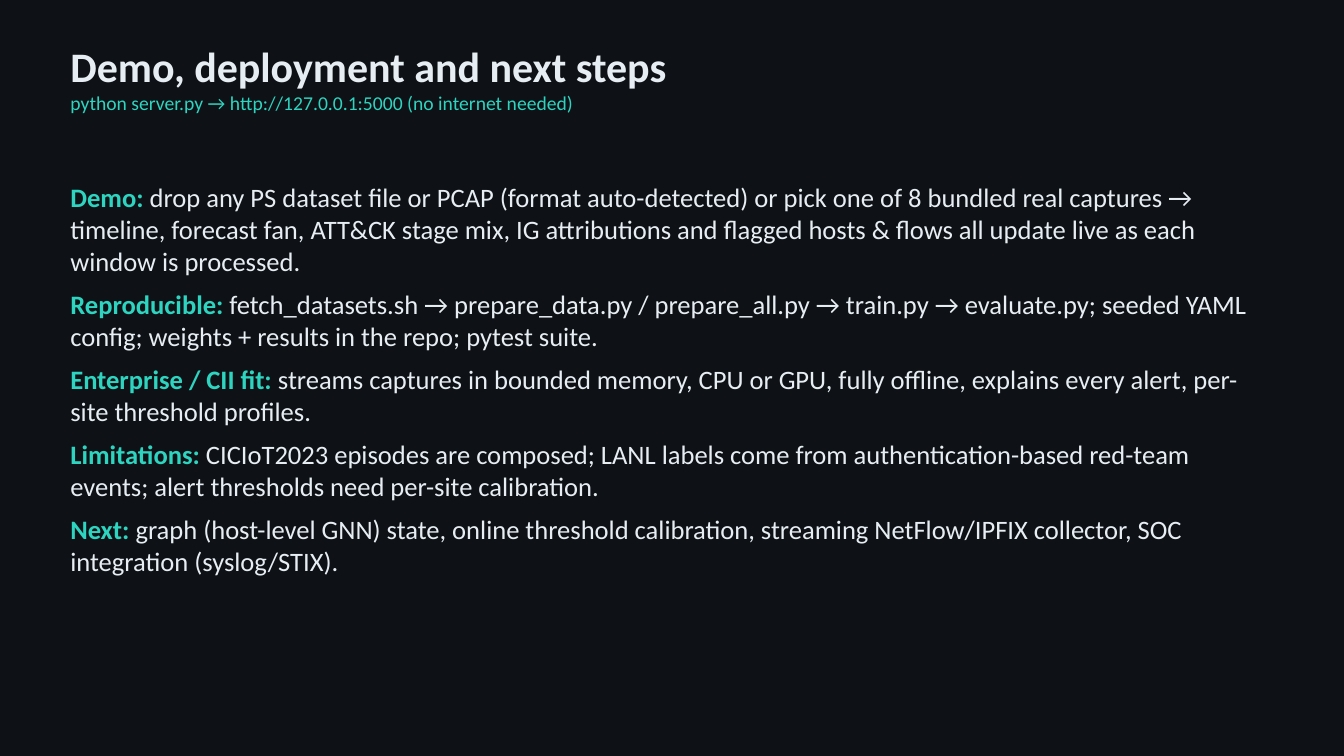
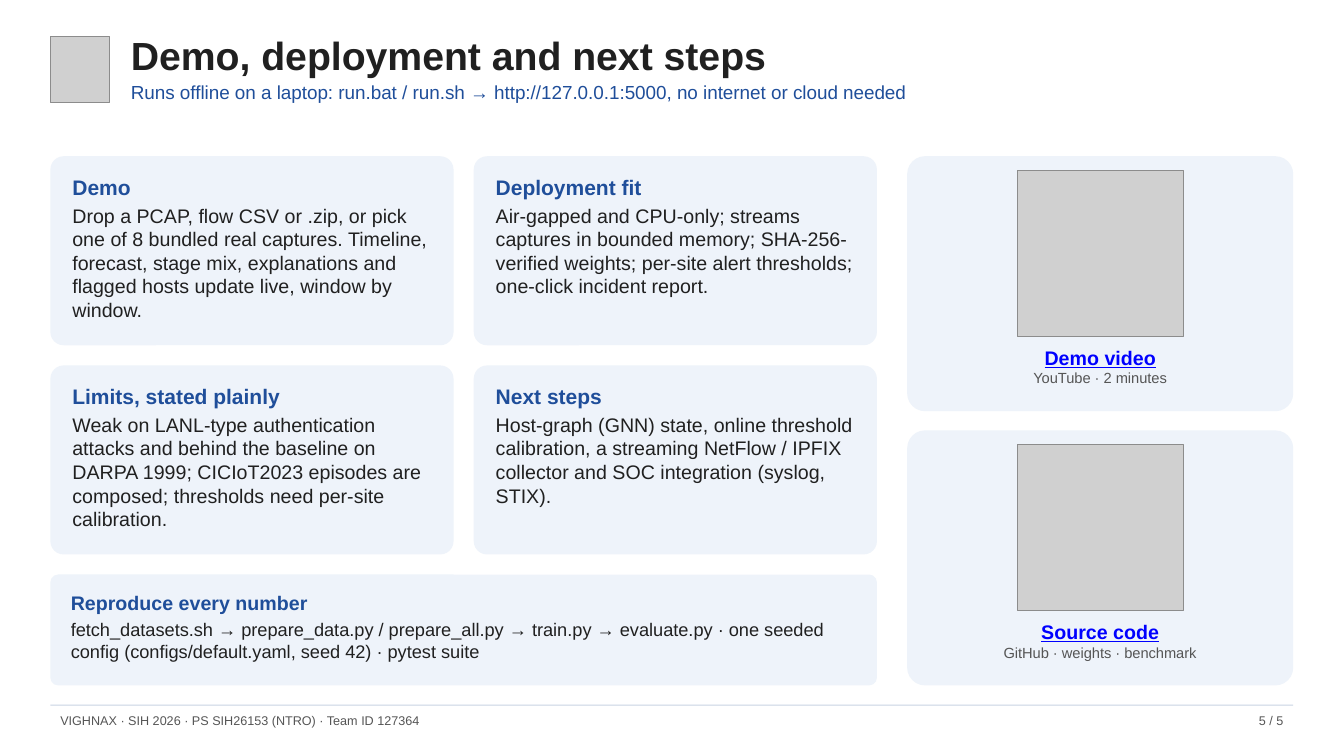
Before and after one commit to NAMAN-THAKUR-1944/SIH2026-SIH26153-VIGHNAX, a slide deck: slide 5 of docs/VIGHNAX_Technical_Presentation.pptx. Drawn at 1344x756 pixels with LibreOffice and Linux fonts; fonts in the diff are those of the drawing; grey boxes stand for pictures. Boxes give left, top, right and bottom in pixels: in the first picture for what was removed or moved away, otherwise in the second. Text is boxed around its words. In the diff, an @@ line names an element or a change of style, - is before the commit and + after.

Commit message:
Redesign the technical presentation and the architecture document
Technical presentation (5 slides), now in the same clean style as the idea deck:
- Overview with the dashboard and four headline results
- Architecture diagram with the flow, packet and ingestion details
- World model explained next to real dashboard output: the 60 s forecast,
  Integrated Gradients and host attribution at a DDoS onset
- Results chart (forecast, early warning, detection vs the baseline) with
  where we lead, where the baseline leads, and the open problem
- Demo, deployment, limits, next steps, reproduction, QR codes for the video
  and the repository

Architecture document (2 pages): title block with the logo, key-figures strip,
components table, restyled results table with plain findings, the prototype
screenshot instead of the dense timeline plot, links and page numbers.
Document properties name the team.

```diff
--- a/docs/VIGHNAX_Technical_Presentation.pptx
+++ b/docs/VIGHNAX_Technical_Presentation.pptx
@@ background #0E1116 to #FFFFFF @@
@@ text "Demo, deployment and next steps": place and size @@
-text "Demo, deployment and next steps" at <box>70,52,666,113</box>
+text "Demo, deployment and next steps" at <box>131,41,906,103</box>
@@ picture added at <box>50,36,110,103</box> @@
@@ text at <box>131,41,766,78</box>: size 30 to 28 pt, font Calibri to Arial, text colour #E6EDF3 to #202020 in "Demo, deployment and next steps" @@
@@ text at <box>131,85,906,103</box>: text changed; size 14 to 13.5 pt; font Calibri to Arial; text colour #2DD4BF to #1F4E9A @@
-python server.py → http://127.0.0.1:5000 (no internet needed)
+Runs offline on a laptop: run.bat / run.sh → http://127.0.0.1:5000, no internet or cloud needed
@@ rounded rectangle added at <box>50,156,454,346</box>, fill #EEF3FA, 14 pt, text #202020 @@
+Demo
+Drop a PCAP, flow CSV or .zip, or pick one of 8 bundled real captures. Timeline, forecast, stage mix, explanations and flagged hosts update live, window by window.
@@ rounded rectangle added at <box>474,156,877,346</box>, fill #EEF3FA, 14 pt, text #202020 @@
+Deployment fit
+Air-gapped and CPU-only; streams captures in bounded memory; SHA-256-verified weights; per-site alert thresholds; one-click incident report.
@@ rounded rectangle added at <box>907,156,1294,411</box>, fill #EEF3FA @@
@@ picture added at <box>1017,170,1184,337</box> @@
@@ text removed at <box>70,187,1246,576</box> @@
-Demo: drop any PS dataset file or PCAP (format auto-detected) or pick one of 8 bundled real captures → timeline, forecast fan, ATT&CK stage mix, IG attributions and flagged hosts & flows all update live as each window is processed.
-Reproducible: fetch_datasets.sh → prepare_data.py / prepare_all.py → train.py → evaluate.py; seeded YAML config; weights + results in the repo; pytest suite.
-Enterprise / CII fit: streams captures in bounded memory, CPU or GPU, fully offline, explains every alert, per-site threshold profiles.
-Limitations: CICIoT2023 episodes are composed; LANL labels come from authentication-based red-team events; alert thresholds need per-site calibration.
-Next: graph (host-level GNN) state, online threshold calibration, streaming NetFlow/IPFIX collector, SOC integration (syslog/STIX).
@@ text added at <box>1033,350,1167,383</box>, 10.5 pt, text #555555 @@
+Demo video
+YouTube · 2 minutes
@@ rounded rectangle added at <box>50,365,454,555</box>, fill #EEF3FA, 14 pt, text #202020 @@
+Limits, stated plainly
+Weak on LANL-type authentication attacks and behind the baseline on DARPA 1999; CICIoT2023 episodes are composed; thresholds need per-site calibration.
@@ rounded rectangle added at <box>474,365,877,555</box>, fill #EEF3FA, 14 pt, text #202020 @@
+Next steps
+Host-graph (GNN) state, online threshold calibration, a streaming NetFlow / IPFIX collector and SOC integration (syslog, STIX).
@@ rounded rectangle added at <box>907,431,1294,686</box>, fill #EEF3FA @@
@@ picture added at <box>1017,445,1184,611</box> @@
@@ rounded rectangle added at <box>50,575,877,686</box>, fill #EEF3FA, 13 pt, text #202020 @@
+Reproduce every number
+fetch_datasets.sh → prepare_data.py / prepare_all.py → train.py → evaluate.py · one seeded config (configs/default.yaml, seed 42) · pytest suite
@@ text added at <box>1004,624,1196,661</box>, 10.5 pt, text #555555 @@
+Source code
+GitHub · weights · benchmark
@@ rectangle added at <box>50,705,1294,706</box>, fill #C9D3E3 @@
@@ text added at <box>60,716,419,728</box>, 9 pt, text #555555 @@
+VIGHNAX · SIH 2026 · PS SIH26153 (NTRO) · Team ID 127364
@@ text added at <box>1259,716,1283,725</box>, 9 pt, text #555555 @@
+5 / 5
```
Also in this commit, not shown: 3 other slides changed, 1 slide added, 1 slide removed, 3 other files.
